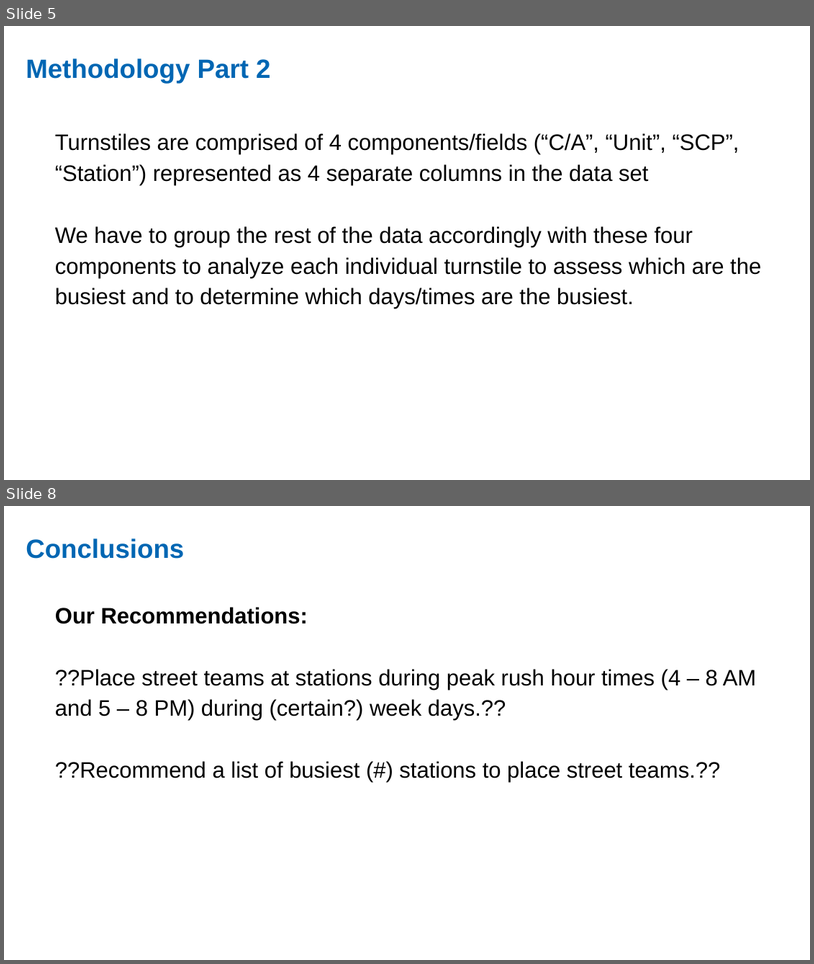
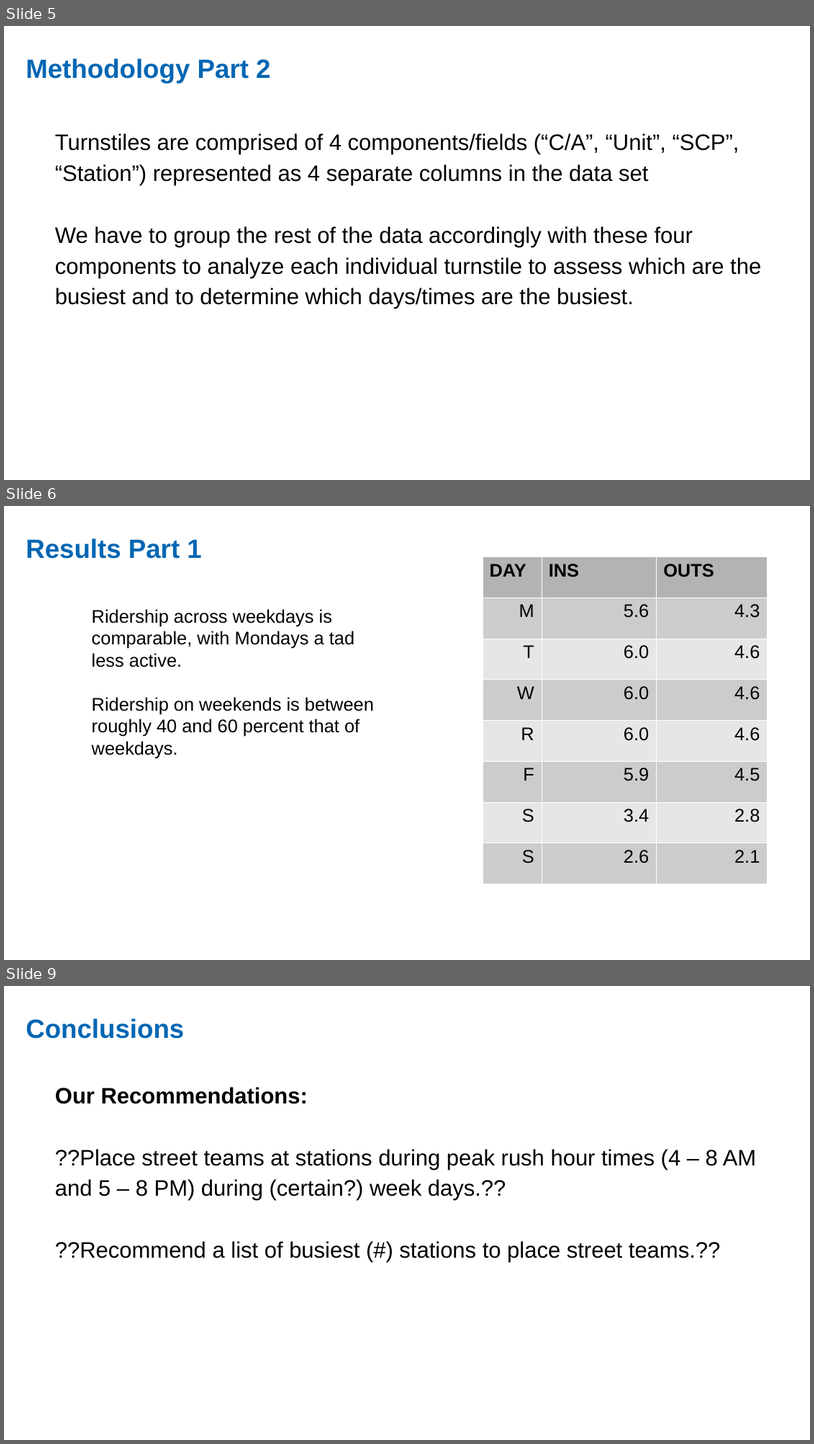
Before and after one commit to ekand/mtacular, a slide deck: reports/MTA_Data_PP.odp. Shown one above the other, each under a label of ours: slides 5 and 8 before the commit, slides 5, 6 and 9 after it; the slides between them are not shown. The pictures are 814x964 and 814x1444 pixels, drawn with LibreOffice and Linux fonts; fonts in the diff are those of the drawing. Boxes give left, top, right and bottom in pixels: in the first picture for what was removed or moved away, otherwise in the second. Text is boxed around its words. In the diff, an @@ line names an element or a change of style, - is before the commit and + after.

```diff
--- a/reports/MTA_Data_PP.odp
+++ b/reports/MTA_Data_PP.odp
@@ slide 6 added at [4, 506, 810, 960], background #FFFFFF @@
@@ text added at [26, 538, 201, 559], 26 pt, text #0066B3, bold @@
+Results Part 1
@@ table added at [483, 556, 768, 883], 8 rows, 3 columns @@
+DAY | INS | OUTS
+M | 5.6 | 4.3
+T | 6.0 | 4.6
+W | 6.0 | 4.6
+R | 6.0 | 4.6
+F | 5.9 | 4.5
+S | 3.4 | 2.8
+S | 2.6 | 2.1
@@ text added at [92, 609, 374, 758], 18 pt, text #000000 @@
+Ridership across weekdays is comparable, with Mondays a tad less active.
+Ridership on weekends is between roughly 40 and 60 percent that of weekdays.
@@ what was slide 8 is now slide 9 @@
```
Also in this commit, not shown: 1 slide changed, 1 other slide added, 1 slide removed, 1 other file.
